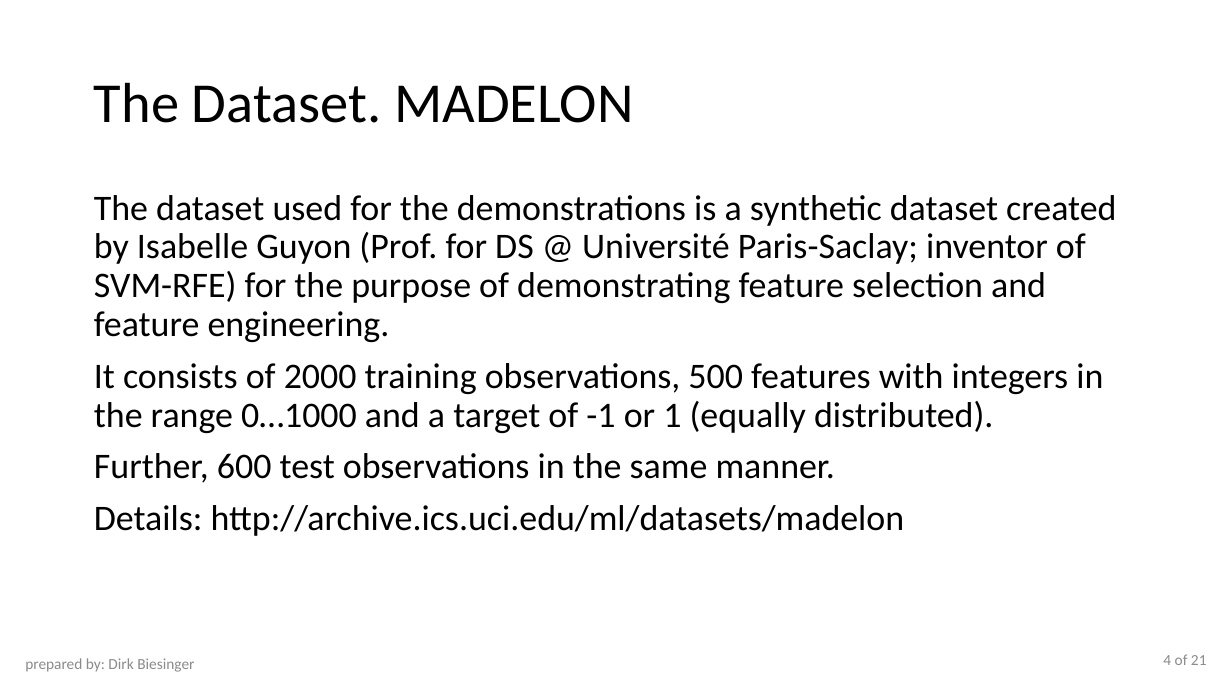
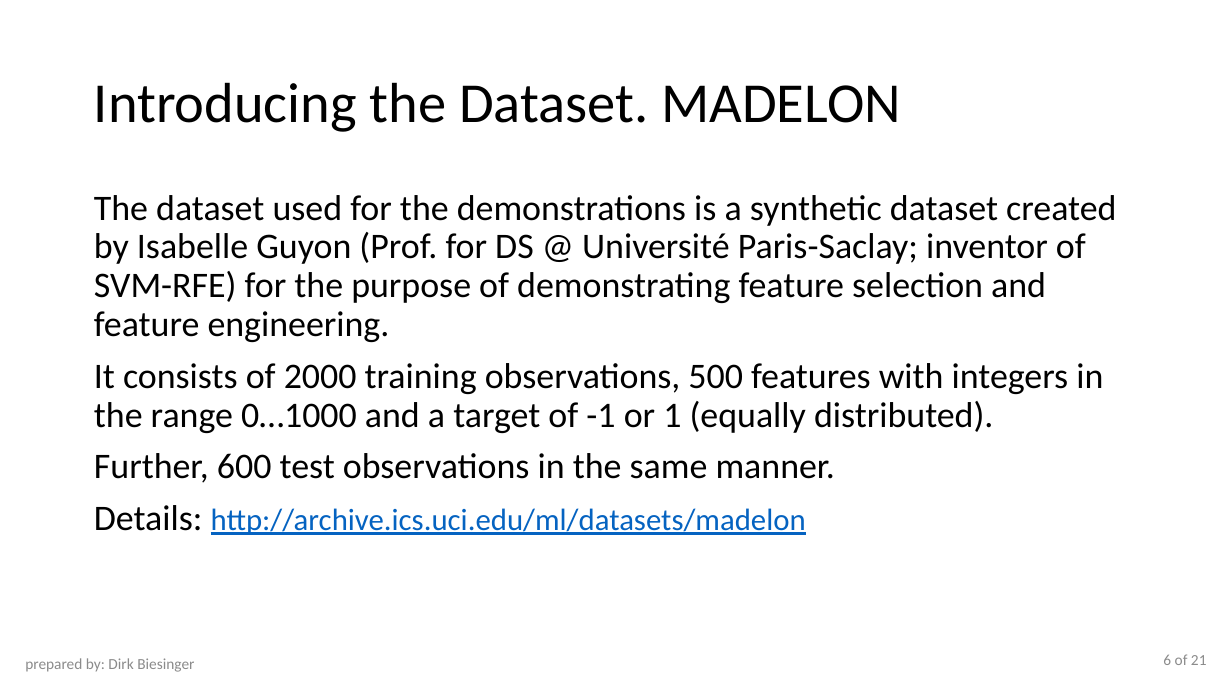
Before and after one commit to Saravji/Art-Of-Feature-Selection-and-Engineering, a slide deck: slide 6 of Art Feature Selection and Engineering.pptx (slide 4 before the commit). Drawn at 1232x693 pixels with LibreOffice and Linux fonts; fonts in the diff are those of the drawing. Boxes give left, top, right and bottom in pixels: in the first picture for what was removed or moved away, otherwise in the second. Text is boxed around its words. In the diff, an @@ line names an element or a change of style, - is before the commit and + after.

```diff
--- a/Art Feature Selection and Engineering.pptx
+++ b/Art Feature Selection and Engineering.pptx
@@ title at (94, 82, 900, 132): text changed @@
-The Dataset. MADELON
+Introducing the Dataset. MADELON
@@ text at (94, 505, 806, 535): size 28 to 24 pt, text colour #000000 to #0563C1, underline on in "http://archive.ics.uci.edu/ml/datasets/madelon" @@
@@ page number at (1163, 654, 1207, 665): text changed @@
-4 of 21
+6 of 21
```
Also in this commit, not shown: 4 other slides changed, 2 slides added, 1 other file.
